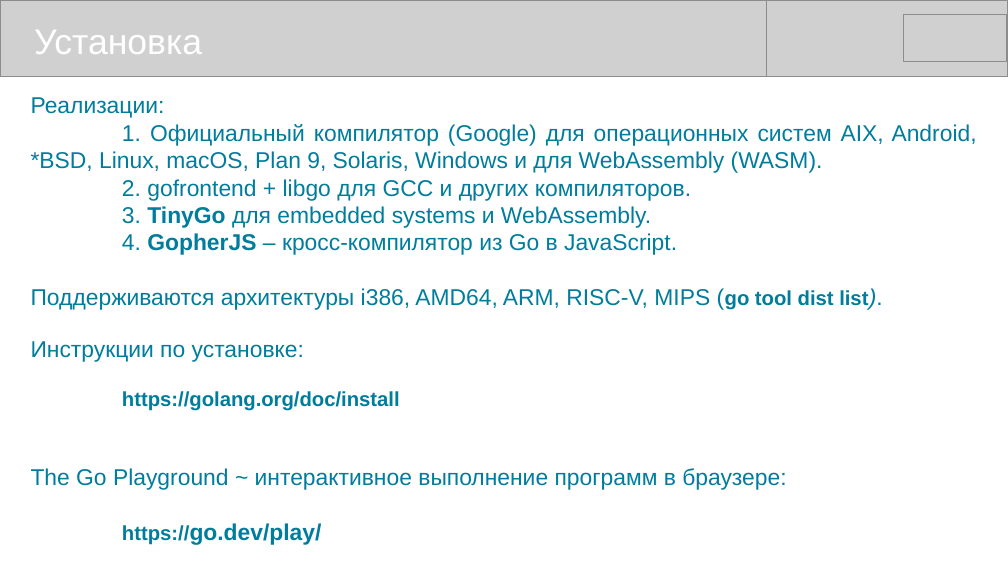
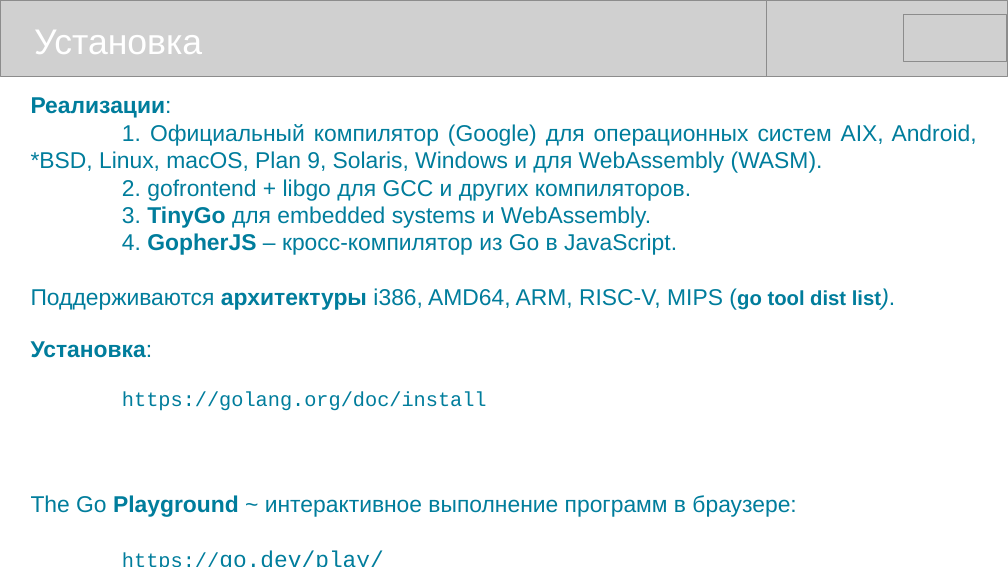
Before and after one commit to mike-shock/Go_language, a slide deck: slide 7 of Go_Intro.odp. Drawn at 1008x567 pixels with LibreOffice and Linux fonts; fonts in the diff are those of the drawing; grey boxes stand for pictures. Boxes give left, top, right and bottom in pixels: in the first picture for what was removed or moved away, otherwise in the second. Text is boxed around its words. In the diff, an @@ line names an element or a change of style, - is before the commit and + after.

```diff
--- a/Go_Intro.odp
+++ b/Go_Intro.odp
@@ text at (31,97,881,517): bold on in "Реализации:", "архитектуры", "Playground"; font Arial to Courier New, bold off in "https://golang.org/doc/install", "https://go.dev/play/" @@
@@ text at (31,341,153,358): text changed; bold on @@
-Инструкции по установке:
+Установка:
```
Also in this commit, not shown: 3 other slides changed, 1 slide added, 1 slide removed.
